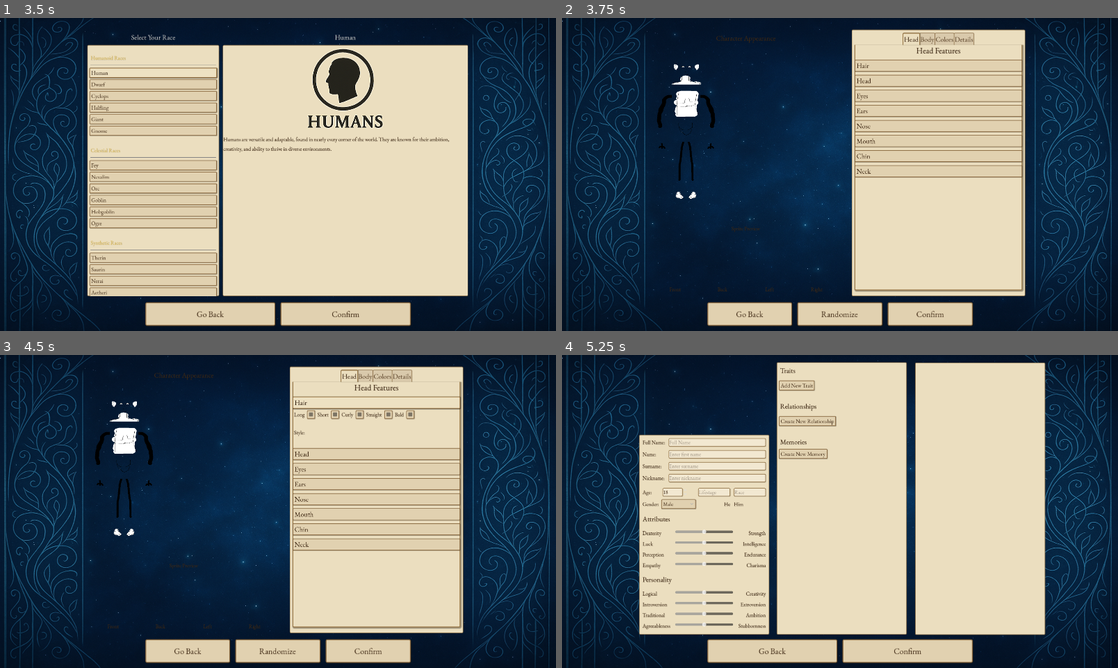
Above: before the commit, frames 1-4 (two rows, left to right).
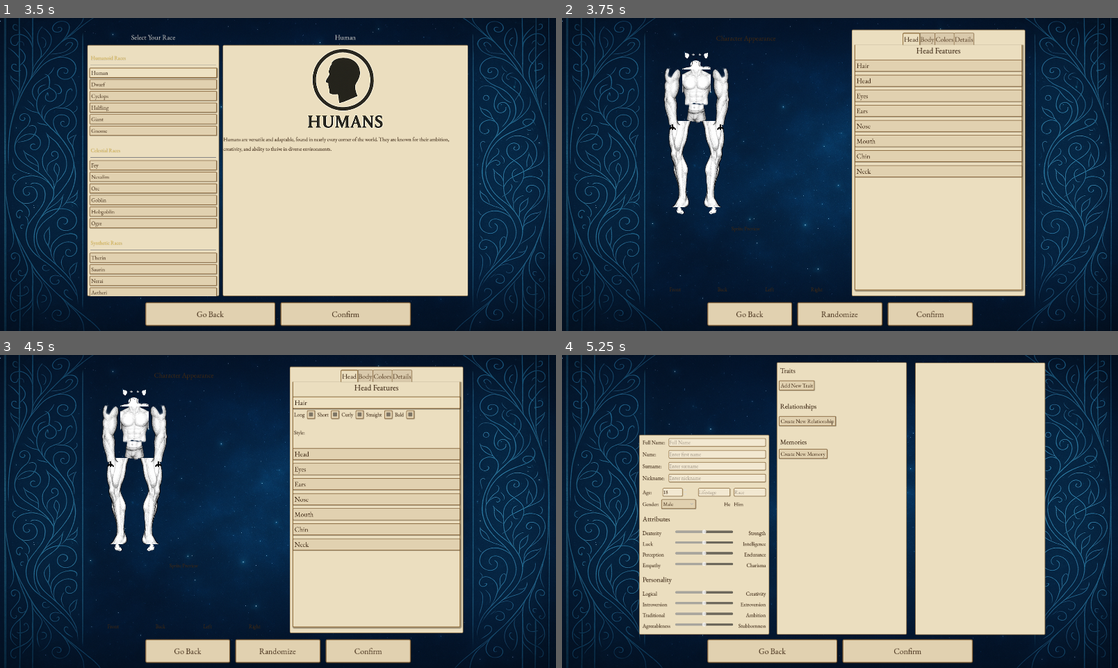
Above: after the commit, the same moments.

Repository: Suraru/Novellus
Game: Godot game, scene res://scenes/mainmenu/MainMenu.tscn
Two runs of this game, one before a commit and one after it. Both use one fixed random seed, a clock stepped at 60 frames per second and the inputs below.
Inputs:
- Up to frame 1 (3.5 s): click "Start Game" at 0.5 s; click "Create New" at 1.25 s; click "Create New Character" at 2 s; click "Human" at 2.75 s
- Up to frame 2 (3.75 s): click "Confirm" at 3.5 s
- Up to frame 3 (4.5 s): click "Hair" at 4.25 s
- Up to frame 4 (5.25 s): click "Confirm" at 5 s

Frame 1 is identical in both runs. In frame 2, 3.2% of the frame differs, in the area x 17-31%, y 11-63%; in frame 3, 3.2%; in frame 4, nothing differs.
Error in both runs: Invalid access to property or key 'pressed' on a base object of type 'null instance'. (res://scripts/mainmenu/charactercreator/character_build.gd:84)

Commit message:
Added AI Art Assets for BodyParts

Diff:
--- a/scenes/mainmenu/charactercreator/ChangeAppearance.tscn
+++ b/scenes/mainmenu/charactercreator/ChangeAppearance.tscn
@@ -2,17 +2,17 @@
 
 [ext_resource type="Script" uid="uid://dj4x1bwl2ish1" path="res://scripts/mainmenu/charactercreator/change_appearance.gd" id="1_jfgx6"]
 [ext_resource type="Texture2D" uid="uid://gap08bo5upnl" path="res://assets/background/characterbg.png" id="2_lrfw8"]
-[ext_resource type="Texture2D" uid="uid://dvl7ialochj14" path="res://assets/character/belly/belly-fat.png" id="3_injrq"]
-[ext_resource type="Texture2D" uid="uid://iu8jhpd57f7s" path="res://assets/character/torso/torso.png" id="4_hqoxt"]
+[ext_resource type="Texture2D" uid="uid://ceskyionux53i" path="res://assets/character/belly/belly-human-masculine-fat.png" id="3_injrq"]
+[ext_resource type="Texture2D" uid="uid://bc54ua2iv5rnl" path="res://assets/character/legs/legs-muscle-human.png" id="4_hqoxt"]
 [ext_resource type="Texture2D" uid="uid://bg5x2js7yni2q" path="res://assets/character/neck/neck.png" id="5_dxrpx"]
+[ext_resource type="Texture2D" uid="uid://dx1wxr6ie8dbv" path="res://assets/character/torso/torso-human-masculine-normal.png" id="6_dxrpx"]
 [ext_resource type="Texture2D" uid="uid://dkyc8tfrbsk73" path="res://assets/character/ears/ears-big.png" id="6_knhhn"]
 [ext_resource type="Texture2D" uid="uid://bg6g4i06tqxye" path="res://assets/character/eyes/eyes-squint.png" id="7_tcm17"]
 [ext_resource type="Texture2D" uid="uid://c73kuvp3hiu6u" path="res://assets/character/noses/nose.png" id="8_x8cbg"]
 [ext_resource type="Texture2D" uid="uid://l7jlsehwhthk" path="res://assets/character/mouth/mouth-cat.png" id="9_10gnj"]
 [ext_resource type="Texture2D" uid="uid://cg3t8krdi5hqe" path="res://assets/character/chin/chin-square.png" id="10_q1t33"]
-[ext_resource type="Texture2D" uid="uid://bokx87t3383vt" path="res://assets/character/arms/arm-normal.png" id="11_1fcnj"]
 [ext_resource type="Texture2D" uid="uid://btb5ou1d7fbnp" path="res://assets/character/hands/hands.png" id="12_koh8k"]
-[ext_resource type="Texture2D" uid="uid://crrkjuo5mkoyl" path="res://assets/character/legs/legs.png" id="13_v6msq"]
+[ext_resource type="Texture2D" uid="uid://dfo0tm1hhqhjh" path="res://assets/character/arms/arm-human-normal.png" id="13_injrq"]
 [ext_resource type="Texture2D" uid="uid://cqubq4qcbxqjy" path="res://assets/character/feet/feet.png" id="14_gucrx"]
 
 [node name="ChangeAppearance" type="Control"]
@@ -2747,37 +2747,92 @@
 anchors_preset = 15
 anchor_right = 1.0
 anchor_bottom = 1.0
-offset_left = 64.0
-offset_top = 266.0
-offset_right = -276.0
-offset_bottom = -142.0
+offset_left = 100.0
+offset_top = 200.0
+offset_right = -240.0
+offset_bottom = -208.0
 grow_horizontal = 2
 grow_vertical = 2
 scale = Vector2(0.33, 0.33)
 texture = ExtResource("3_injrq")
+
+[node name="LegL" type="TextureRect" parent="CharacterPreview/MarginContainer/VBoxContainer/CharacterInfo/Portrait/Belly"]
+layout_mode = 1
+anchors_preset = 2
+anchor_top = 1.0
+anchor_bottom = 1.0
+offset_left = -175.0
+offset_top = -20.0
+offset_right = 125.0
+offset_bottom = 880.0
+grow_vertical = 0
+texture = ExtResource("4_hqoxt")
+
+[node name="FeetL" type="TextureRect" parent="CharacterPreview/MarginContainer/VBoxContainer/CharacterInfo/Portrait/Belly/LegL"]
+layout_mode = 1
+anchors_preset = 7
+anchor_left = 0.5
+anchor_top = 1.0
+anchor_right = 0.5
+anchor_bottom = 1.0
+offset_left = -50.0
+offset_top = -20.0
+offset_right = 50.0
+offset_bottom = 80.0
+grow_horizontal = 2
+grow_vertical = 0
+texture = ExtResource("14_gucrx")
+
+[node name="LegR" type="TextureRect" parent="CharacterPreview/MarginContainer/VBoxContainer/CharacterInfo/Portrait/Belly"]
+layout_mode = 1
+anchors_preset = 3
+anchor_left = 1.0
+anchor_top = 1.0
+anchor_right = 1.0
+anchor_bottom = 1.0
+offset_left = -125.0
+offset_top = -20.0
+offset_right = 175.0
+offset_bottom = 880.0
+grow_horizontal = 0
+grow_vertical = 0
+texture = ExtResource("4_hqoxt")
+flip_h = true
+
+[node name="FeetR" type="TextureRect" parent="CharacterPreview/MarginContainer/VBoxContainer/CharacterInfo/Portrait/Belly/LegR"]
+layout_mode = 1
+anchors_preset = 7
+anchor_left = 0.5
+anchor_top = 1.0
+anchor_right = 0.5
+anchor_bottom = 1.0
+offset_left = -50.0
+offset_top = -20.0
+offset_right = 50.0
+offset_bottom = 80.0
+grow_horizontal = 2
+grow_vertical = 0
+texture = ExtResource("14_gucrx")
+flip_h = true
 
 [node name="Torso" type="TextureRect" parent="CharacterPreview/MarginContainer/VBoxContainer/CharacterInfo/Portrait/Belly"]
 layout_mode = 1
 anchors_preset = 15
 anchor_right = 1.0
 anchor_bottom = 1.0
-offset_left = 2.19345e-05
-offset_top = -400.0
-offset_right = 3.05176e-05
-offset_bottom = -200.0
+offset_top = -380.0
+offset_bottom = -180.0
 grow_horizontal = 2
 grow_vertical = 2
-texture = ExtResource("4_hqoxt")
+texture = ExtResource("6_dxrpx")
 
 [node name="Neck" type="TextureRect" parent="CharacterPreview/MarginContainer/VBoxContainer/CharacterInfo/Portrait/Belly/Torso"]
 layout_mode = 1
 anchors_preset = 15
 anchor_right = 1.0
 anchor_bottom = 1.0
-offset_left = 2.0
-offset_top = -103.0
-offset_right = 2.0
-offset_bottom = -403.0
+offset_top = -80.0
+offset_bottom = -380.0
 grow_horizontal = 2
 grow_vertical = 2
 texture = ExtResource("5_dxrpx")
@@ -2787,20 +2842,22 @@
 anchors_preset = 5
 anchor_left = 0.5
 anchor_right = 0.5
-offset_left = -74.0
-offset_top = -153.0
-offset_right = 226.0
-offset_bottom = 147.0
+offset_left = -75.0
+offset_top = -130.0
+offset_right = 225.0
+offset_bottom = 170.0
 grow_horizontal = 2
 scale = Vector2(0.5, 0.5)
 
-[node name="Hair" type="TextureRect" parent="CharacterPreview/MarginContainer/VBoxContainer/CharacterInfo/Portrait/Belly/Torso/Neck/Head"]
+[node name="HairBack" type="TextureRect" parent="CharacterPreview/MarginContainer/VBoxContainer/CharacterInfo/Portrait/Belly/Torso/Neck/Head"]
 layout_mode = 1
 anchors_preset = 15
 anchor_right = 1.0
 anchor_bottom = 1.0
-offset_top = -80.0
-offset_bottom = 220.0
+offset_left = -75.0
+offset_top = -100.0
+offset_right = 75.0
+offset_bottom = 200.0
 grow_horizontal = 2
 grow_vertical = 2
 
@@ -2809,10 +2866,10 @@
 anchors_preset = 15
 anchor_right = 1.0
 anchor_bottom = 1.0
-offset_left = -159.0
-offset_top = 70.0
-offset_right = -300.0
-offset_bottom = -80.0
+offset_left = -139.0
+offset_top = 100.0
+offset_right = -280.0
+offset_bottom = -50.0
 grow_horizontal = 2
 grow_vertical = 2
 texture = ExtResource("6_knhhn")
@@ -2822,10 +2879,10 @@
 anchors_preset = 15
 anchor_right = 1.0
 anchor_bottom = 1.0
-offset_left = 300.0
-offset_top = 70.0
-offset_right = 159.0
-offset_bottom = -80.0
+offset_left = 280.0
+offset_top = 100.0
+offset_right = 139.0
+offset_bottom = -50.0
 grow_horizontal = 2
 grow_vertical = 2
 texture = ExtResource("6_knhhn")
@@ -2837,9 +2894,9 @@
 anchor_right = 1.0
 anchor_bottom = 1.0
 offset_left = 20.0
-offset_top = 110.0
+offset_top = 120.0
 offset_right = -160.0
-offset_bottom = -130.0
+offset_bottom = -120.0
 grow_horizontal = 2
 grow_vertical = 2
 texture = ExtResource("7_tcm17")
@@ -2850,9 +2907,9 @@
 anchor_right = 1.0
 anchor_bottom = 1.0
 offset_left = 160.0
-offset_top = 110.0
+offset_top = 120.0
 offset_right = -20.0
-offset_bottom = -130.0
+offset_bottom = -120.0
 grow_horizontal = 2
 grow_vertical = 2
 texture = ExtResource("7_tcm17")
@@ -2897,21 +2954,33 @@
 grow_vertical = 2
 texture = ExtResource("10_q1t33")
 
+[node name="HairFront" type="TextureRect" parent="CharacterPreview/MarginContainer/VBoxContainer/CharacterInfo/Portrait/Belly/Torso/Neck/Head"]
+layout_mode = 1
+anchors_preset = 15
+anchor_right = 1.0
+anchor_bottom = 1.0
+offset_left = -75.0
+offset_top = -100.0
+offset_right = 75.0
+offset_bottom = 200.0
+grow_horizontal = 2
+grow_vertical = 2
+
 [node name="ArmL" type="TextureRect" parent="CharacterPreview/MarginContainer/VBoxContainer/CharacterInfo/Portrait/Belly/Torso"]
 layout_mode = 1
 offset_left = -200.0
 offset_bottom = 600.0
-texture = ExtResource("11_1fcnj")
+texture = ExtResource("13_injrq")
 
 [node name="HandL" type="TextureRect" parent="CharacterPreview/MarginContainer/VBoxContainer/CharacterInfo/Portrait/Belly/Torso/ArmL"]
 layout_mode = 1
 anchors_preset = 15
 anchor_right = 1.0
 anchor_bottom = 1.0
-offset_left = 48.4848
-offset_top = 596.97
-offset_right = -51.5152
-offset_bottom = 96.9697
+offset_left = 50.0
+offset_top = 580.0
+offset_right = -50.0
+offset_bottom = 80.0
 grow_horizontal = 2
 grow_vertical = 2
 texture = ExtResource("12_koh8k")
@@ -2924,7 +2993,7 @@
 offset_right = 200.0
 offset_bottom = 600.0
 grow_horizontal = 0
-texture = ExtResource("11_1fcnj")
+texture = ExtResource("13_injrq")
 flip_h = true
 
 [node name="HandR" type="TextureRect" parent="CharacterPreview/MarginContainer/VBoxContainer/CharacterInfo/Portrait/Belly/Torso/ArmR"]
@@ -2932,67 +3001,13 @@
 anchors_preset = 15
 anchor_right = 1.0
 anchor_bottom = 1.0
-offset_left = 57.5757
-offset_top = 600.0
-offset_right = -42.4243
-offset_bottom = 100.0
+offset_left = 50.0
+offset_top = 580.0
+offset_right = -50.0
+offset_bottom = 80.0
 grow_horizontal = 2
 grow_vertical = 2
 texture = ExtResource("12_koh8k")
-flip_h = true
-
-[node name="LegL" type="TextureRect" parent="CharacterPreview/MarginContainer/VBoxContainer/CharacterInfo/Portrait/Belly"]
-layout_mode = 1
-anchors_preset = 2
-anchor_top = 1.0
-anchor_bottom = 1.0
-offset_right = 150.0
-offset_bottom = 500.0
-grow_vertical = 0
-texture = ExtResource("13_v6msq")
-
-[node name="FeetL" type="TextureRect" parent="CharacterPreview/MarginContainer/VBoxContainer/CharacterInfo/Portrait/Belly/LegL"]
-layout_mode = 1
-anchors_preset = 7
-anchor_left = 0.5
-anchor_top = 1.0
-anchor_right = 0.5
-anchor_bottom = 1.0
-offset_left = -50.0
-offset_right = 50.0
-offset_bottom = 100.0
-grow_horizontal = 2
-grow_vertical = 0
-texture = ExtResource("14_gucrx")
-
-[node name="LegR" type="TextureRect" parent="CharacterPreview/MarginContainer/VBoxContainer/CharacterInfo/Portrait/Belly"]
-layout_mode = 1
-anchors_preset = 3
-anchor_left = 1.0
-anchor_top = 1.0
-anchor_right = 1.0
-anchor_bottom = 1.0
-offset_left = -152.0
-offset_right = -2.0
-offset_bottom = 500.0
-grow_horizontal = 0
-grow_vertical = 0
-texture = ExtResource("13_v6msq")
-flip_h = true
-
-[node name="FeetR" type="TextureRect" parent="CharacterPreview/MarginContainer/VBoxContainer/CharacterInfo/Portrait/Belly/LegR"]
-layout_mode = 1
-anchors_preset = 7
-anchor_left = 0.5
-anchor_top = 1.0
-anchor_right = 0.5
-anchor_bottom = 1.0
-offset_left = -50.0
-offset_right = 50.0
-offset_bottom = 100.0
-grow_horizontal = 2
-grow_vertical = 0
-texture = ExtResource("14_gucrx")
 flip_h = true
 
 [node name="SpritePreviewLabel" type="Label" parent="CharacterPreview/MarginContainer/VBoxContainer"]
Binary file removed: assets/character/arms/arm -thick.png
Not shown, removed: assets/character/arms/arm -thick.png.import
Binary file added: assets/character/arms/arm-human-normal.png
Not shown, added: assets/character/arms/arm-human-normal.png.import
Binary file removed: assets/character/arms/arm-normal-feather.png
Not shown, removed: assets/character/arms/arm-normal-feather.png.import
Binary file removed: assets/character/arms/arm-normal-furry.png
Not shown, removed: assets/character/arms/arm-normal-furry.png.import
Binary file removed: assets/character/arms/arm-normal-scalie.png
Not shown, removed: assets/character/arms/arm-normal-scalie.png.import
Binary file removed: assets/character/arms/arm-normal.png
Not shown, removed: assets/character/arms/arm-normal.png.import
(and 80 more such lines)
